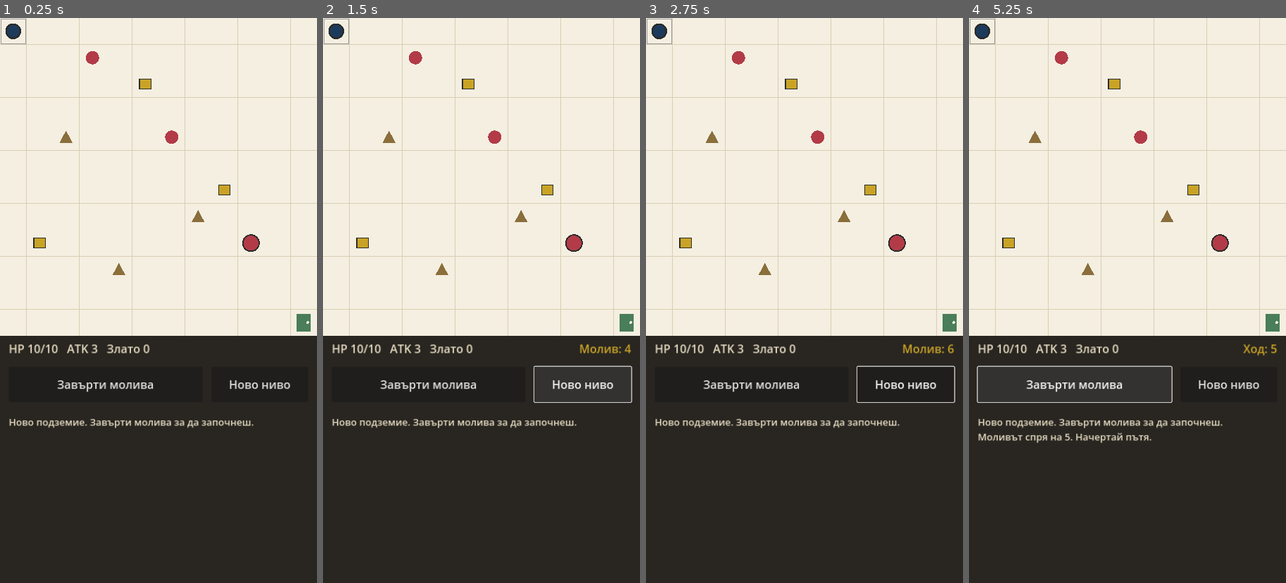
Above: before the commit, frames 1-4 (left to right).
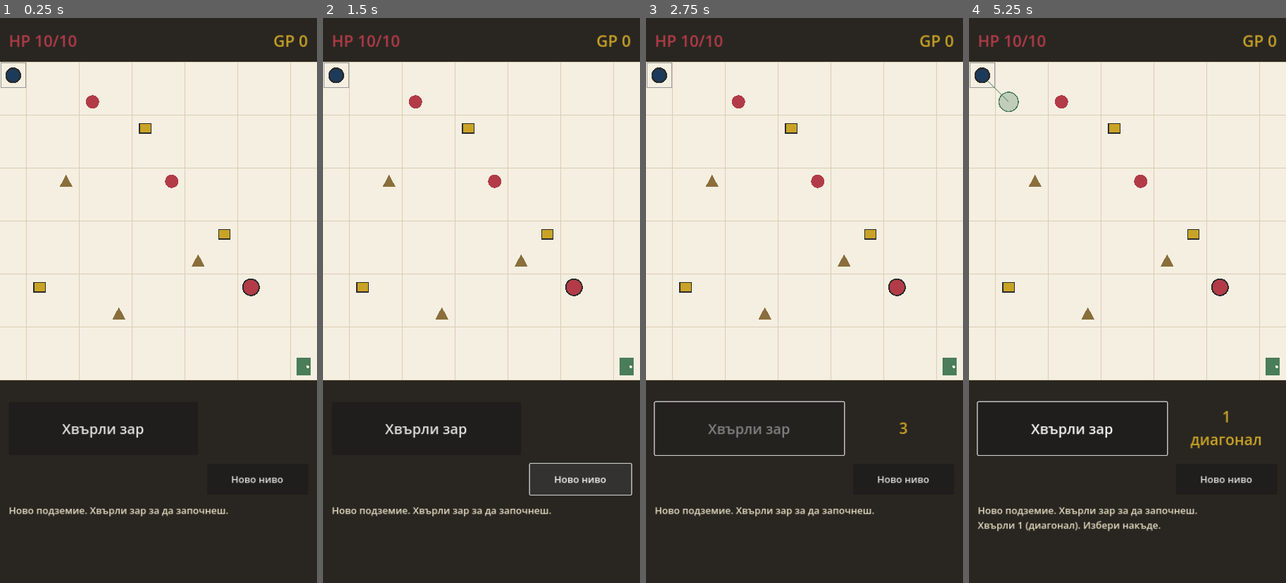
Above: after the commit, the same moments.

Repository: ViliyanSG/paper-dungeon
Game: Godot game, scene res://Main.tscn
Two runs of this game, one before a commit and one after it. Both use one fixed random seed, a clock stepped at 60 frames per second and the inputs below.
Inputs (mouse positions are in pixels of both pictures, inside the frame that each line leads up to):
- Up to frame 1 (0.25 s): no input
- Up to frame 2 (1.5 s): click (427, 385) at 0.5 s, where only the run before the commit has a clickable "Завърти молива"; click "Ново ниво" at 1.25 s
- Up to frame 3 (2.75 s): click (750, 430) at 2 s, where only the run after the commit has a clickable "Хвърли зар"
- Up to frame 4 (5.25 s): click (1073, 385) at 2.75 s, where only the run before the commit has a clickable "Завърти молива"; click "Ново ниво" at 3.5 s; click (1073, 430) at 4.25 s, where only the run after the commit has a clickable "Хвърли зар"; click (1073, 385) at 5 s, where only the run before the commit has a clickable "Завърти молива"

The runs differ from the first frame. In frame 1, 20% of the frame differs, in the area x 0-100%, y 0-89%; in frame 2, 21%; in frame 3, 21%; in frame 4, 22%, in the area x 0-100%, y 0-91%.

Commit message:
Rework movement (odd=diagonal, even=orthogonal, number=steps), option highlighting, continuous path line, and top/middle/bottom UI layout
Co-Authored-By: Claude Opus 4.8 <noreply@anthropic.com>

Diff:
--- a/main.gd
+++ b/main.gd
@@ -1,11 +1,17 @@
 extends Node2D
-## Paper Dungeon — Phase 0 core loop (Godot 4)
-## Grid movement by drawing a pencil line, pencil-spin randomizer,
-## combat, traps, chests, HP, win/lose. Touch + mouse supported.
+## Paper Dungeon — core loop (Godot 4)
+## Roll a die: odd = diagonal move, even = orthogonal move; number = steps
+## (stops at wall). After rolling, up to 4 destination options appear;
+## click one to slide there in a straight line. The travelled path is kept
+## as a continuous pencil line. Touch + mouse supported.
 
 const TILE := 60
 const COLS := 12
 const ROWS := 12
+const GRID_TOP := 100   # px from top where the play field starts
+
+const ORTHO_DIRS := [Vector2i(1, 0), Vector2i(-1, 0), Vector2i(0, 1), Vector2i(0, -1)]
+const DIAG_DIRS := [Vector2i(1, 1), Vector2i(1, -1), Vector2i(-1, 1), Vector2i(-1, -1)]
 
 # ---- Paper theme colors ----
 const C_PAPER := Color(0.957, 0.937, 0.882)
@@ -21,7 +27,10 @@
 
 # ---- Game state ----
 var player := {}
-var moves_left := 0
+var current_n := 0
+var diagonal := false
+var options: Array[Vector2i] = []
+var awaiting_move := false
 var path: Array[Vector2i] = []
 var entities: Array = []
 var exit_cell := Vector2i(COLS - 1, ROWS - 1)
@@ -30,9 +39,10 @@
 var log_lines: Array[String] = []
 
 # ---- UI nodes ----
-var info_label: Label
-var spin_result_label: Label
-var spin_button: Button
+var hp_label: Label
+var gold_label: Label
+var roll_button: Button
+var roll_result_label: Label
 var reset_button: Button
 var log_label: Label
 
@@ -54,17 +64,25 @@
 	root.mouse_filter = Control.MOUSE_FILTER_IGNORE
 	layer.add_child(root)
 
-	info_label = _make_label(root, Vector2(20, 730), Vector2(460, 40), 26, C_TEXT)
-	spin_result_label = _make_label(root, Vector2(480, 730), Vector2(220, 40), 26, C_GOLD)
-	spin_result_label.horizontal_alignment = HORIZONTAL_ALIGNMENT_RIGHT
-
-	spin_button = _make_button(root, "Завърти молива", Vector2(20, 790), Vector2(440, 80))
-	spin_button.pressed.connect(_on_spin)
-
-	reset_button = _make_button(root, "Ново ниво", Vector2(480, 790), Vector2(220, 80))
+	# top bar
+	hp_label = _make_label(root, Vector2(20, 26), Vector2(340, 50), 36, C_RED)
+	gold_label = _make_label(root, Vector2(360, 26), Vector2(340, 50), 36, C_GOLD)
+	gold_label.horizontal_alignment = HORIZONTAL_ALIGNMENT_RIGHT
+
+	# bottom controls
+	roll_button = _make_button(root, "Хвърли зар", Vector2(20, 870), Vector2(430, 120))
+	roll_button.pressed.connect(_on_roll)
+
+	roll_result_label = _make_label(root, Vector2(470, 870), Vector2(230, 120), 34, C_GOLD)
+	roll_result_label.horizontal_alignment = HORIZONTAL_ALIGNMENT_CENTER
+	roll_result_label.vertical_alignment = VERTICAL_ALIGNMENT_CENTER
+	roll_result_label.autowrap_mode = TextServer.AUTOWRAP_WORD_SMART
+
+	reset_button = _make_button(root, "Ново ниво", Vector2(470, 1010), Vector2(230, 70))
+	reset_button.add_theme_font_size_override("font_size", 22)
 	reset_button.pressed.connect(new_level)
 
-	log_label = _make_label(root, Vector2(20, 900), Vector2(680, 350), 22, C_TEXT)
+	log_label = _make_label(root, Vector2(20, 1100), Vector2(680, 170), 22, C_TEXT)
 	log_label.vertical_alignment = VERTICAL_ALIGNMENT_TOP
 	log_label.autowrap_mode = TextServer.AUTOWRAP_WORD_SMART
 
@@ -84,7 +102,7 @@
 	b.text = text
 	b.position = pos
 	b.size = sz
-	b.add_theme_font_size_override("font_size", 26)
+	b.add_theme_font_size_override("font_size", 32)
 	parent.add_child(b)
 	return b
 
@@ -94,7 +112,10 @@
 # =====================================================================
 func new_level() -> void:
 	player = {"pos": Vector2i(0, 0), "hp": 10, "max_hp": 10, "atk": 3, "gold": 0}
-	moves_left = 0
+	current_n = 0
+	diagonal = false
+	options = []
+	awaiting_move = false
 	path = [Vector2i(0, 0)]
 	entities = []
 	exit_cell = Vector2i(COLS - 1, ROWS - 1)
@@ -102,7 +123,7 @@
 	game_over = false
 	log_lines = []
 
-	# Hand-designed Phase 0 layout
+	# Hand-designed layout
 	_place("enemy", 3, 1, {"hp": 4, "atk": 2})
 	_place("enemy", 6, 4, {"hp": 5, "atk": 3})
 	_place("enemy", 9, 8, {"hp": 7, "atk": 4})   # mini-boss
@@ -113,9 +134,9 @@
 	_place("chest", 8, 6, {"gold": 12})
 	_place("chest", 1, 8, {"gold": 6})
 
-	add_log("Ново подземие. Завърти молива за да започнеш.")
-	spin_button.disabled = false
-	spin_result_label.text = ""
+	add_log("Ново подземие. Хвърли зар за да започнеш.")
+	roll_button.disabled = false
+	roll_result_label.text = ""
 	update_hud()
 	queue_redraw()
 
@@ -135,58 +156,100 @@
 
 
 # =====================================================================
-#  Randomizer — Pencil Spin substitute
-# =====================================================================
-func _on_spin() -> void:
-	if game_over or spinning or moves_left > 0:
+#  Roll the die
+# =====================================================================
+func _on_roll() -> void:
+	if game_over or spinning or awaiting_move:
 		return
 	spinning = true
-	spin_button.disabled = true
-	var total := 18 + (randi() % 8)
+	roll_button.disabled = true
+	options = []
+	queue_redraw()
+
+	var total := 16 + randi() % 8
 	for i in total:
-		spin_result_label.text = "Молив: %d" % (1 + randi() % 6)
-		await get_tree().create_timer(0.05 + i * 0.003).timeout
-	var n := 1 + randi() % 6
-	moves_left = n
+		roll_result_label.text = str(1 + randi() % 6)
+		await get_tree().create_timer(0.05 + i * 0.004).timeout
+
+	current_n = 1 + randi() % 6
+	diagonal = (current_n % 2) == 1
 	spinning = false
-	add_log("Моливът спря на %d. Начертай пътя." % n)
-	update_hud()
-
-
-# =====================================================================
-#  Input — draw movement line
+	_compute_options()
+
+	var mode_txt := "диагонал" if diagonal else "право"
+	roll_result_label.text = "%d\n%s" % [current_n, mode_txt]
+
+	if options.is_empty():
+		add_log("Няма накъде. Хвърли пак.")
+		roll_button.disabled = false
+	else:
+		awaiting_move = true
+		add_log("Хвърли %d (%s). Избери накъде." % [current_n, mode_txt])
+	queue_redraw()
+
+
+func _compute_options() -> void:
+	options = []
+	var dirs := DIAG_DIRS if diagonal else ORTHO_DIRS
+	for d in dirs:
+		var k := _max_steps(player.pos, d, current_n)
+		if k >= 1:
+			options.append(player.pos + d * k)
+
+
+func _max_steps(from: Vector2i, d: Vector2i, n: int) -> int:
+	var limit := n
+	if d.x > 0:
+		limit = mini(limit, (COLS - 1) - from.x)
+	elif d.x < 0:
+		limit = mini(limit, from.x)
+	if d.y > 0:
+		limit = mini(limit, (ROWS - 1) - from.y)
+	elif d.y < 0:
+		limit = mini(limit, from.y)
+	return limit
+
+
+# =====================================================================
+#  Input — pick a destination option
 # =====================================================================
 func _unhandled_input(event: InputEvent) -> void:
-	var screen_pos = null
+	var sp = null
 	if event is InputEventMouseButton and event.pressed and event.button_index == MOUSE_BUTTON_LEFT:
-		screen_pos = event.position
+		sp = event.position
 	elif event is InputEventScreenTouch and event.pressed:
-		screen_pos = event.position
-	if screen_pos == null:
-		return
-	if game_over or spinning or moves_left <= 0:
-		return
-
-	var world: Vector2 = get_global_transform_with_canvas().affine_inverse() * screen_pos
-	var cell := Vector2i(int(world.x) / TILE, int(world.y) / TILE)
-	if cell.x < 0 or cell.y < 0 or cell.x >= COLS or cell.y >= ROWS:
-		return
-
-	var head: Vector2i = path[path.size() - 1]
-	var dist := absi(cell.x - head.x) + absi(cell.y - head.y)
-	if dist != 1:
-		return  # only orthogonally adjacent
-
-	player.pos = cell
-	path.append(cell)
-	moves_left -= 1
-	_resolve_tile(cell)
+		sp = event.position
+	if sp == null:
+		return
+	if game_over or spinning or not awaiting_move:
+		return
+
+	var world: Vector2 = get_global_transform_with_canvas().affine_inverse() * sp
+	if world.y < GRID_TOP:
+		return
+	var cell := Vector2i(int(world.x / TILE), int((world.y - GRID_TOP) / TILE))
+	if cell in options:
+		_do_move(cell)
+
+
+func _do_move(target: Vector2i) -> void:
+	var d := Vector2i(signi(target.x - player.pos.x), signi(target.y - player.pos.y))
+	var steps := maxi(absi(target.x - player.pos.x), absi(target.y - player.pos.y))
+	awaiting_move = false
+	options = []
+
+	for i in steps:
+		var cell: Vector2i = player.pos + d
+		player.pos = cell
+		path.append(cell)
+		_resolve_tile(cell)
+		if game_over:
+			break
+
 	update_hud()
 	queue_redraw()
-
-	if moves_left == 0 and not game_over:
-		add_log("Ходът свърши. Завърти молива пак.")
-		spin_button.disabled = false
+	if not game_over:
+		roll_button.disabled = false
 
 
 func _resolve_tile(cell: Vector2i) -> void:
@@ -205,7 +268,7 @@
 		"chest":
 			player.gold += ent.gold
 			ent.alive = false
-			add_log("Сандък! +%d злато." % ent.gold)
+			add_log("Сандък! +%d GP." % ent.gold)
 		"enemy":
 			_fight(ent)
 
@@ -234,28 +297,29 @@
 	if player.hp <= 0:
 		player.hp = 0
 		game_over = true
+		awaiting_move = false
 		add_log("Загина. Натисни „Ново ниво\".")
-		spin_button.disabled = true
+		roll_button.disabled = true
 
 
 func _win() -> void:
 	game_over = true
-	add_log("Победа! Стигна изхода със %d злато." % player.gold)
-	spin_button.disabled = true
+	awaiting_move = false
+	add_log("Победа! Стигна изхода със %d GP." % player.gold)
+	roll_button.disabled = true
 
 
 # =====================================================================
 #  HUD / log
 # =====================================================================
 func update_hud() -> void:
-	info_label.text = "HP %d/%d   ATK %d   Злато %d" % [player.hp, player.max_hp, player.atk, player.gold]
-	if moves_left > 0:
-		spin_result_label.text = "Ход: %d" % moves_left
+	hp_label.text = "HP %d/%d" % [player.hp, player.max_hp]
+	gold_label.text = "GP %d" % player.gold
 
 
 func add_log(msg: String) -> void:
 	log_lines.append(msg)
-	while log_lines.size() > 8:
+	while log_lines.size() > 7:
 		log_lines.pop_front()
 	log_label.text = "\n".join(log_lines)
 
@@ -264,20 +328,20 @@
 #  Rendering
 # =====================================================================
 func cell_center(c: Vector2i) -> Vector2:
-	return Vector2(c.x * TILE + TILE / 2.0, c.y * TILE + TILE / 2.0)
+	return Vector2(c.x * TILE + TILE / 2.0, GRID_TOP + c.y * TILE + TILE / 2.0)
 
 
 func _draw() -> void:
-	# paper background
-	draw_rect(Rect2(0, 0, COLS * TILE, ROWS * TILE), C_PAPER, true)
+	# paper background of the play field
+	draw_rect(Rect2(0, GRID_TOP, COLS * TILE, ROWS * TILE), C_PAPER, true)
 
 	# grid lines
 	for i in range(COLS + 1):
-		draw_line(Vector2(i * TILE, 0), Vector2(i * TILE, ROWS * TILE), C_LINE, 1.0)
+		draw_line(Vector2(i * TILE, GRID_TOP), Vector2(i * TILE, GRID_TOP + ROWS * TILE), C_LINE, 1.0)
 	for j in range(ROWS + 1):
-		draw_line(Vector2(0, j * TILE), Vector2(COLS * TILE, j * TILE), C_LINE, 1.0)
-
-	# pencil trail
+		draw_line(Vector2(0, GRID_TOP + j * TILE), Vector2(COLS * TILE, GRID_TOP + j * TILE), C_LINE, 1.0)
+
+	# travelled pencil line
 	if path.size() >= 2:
 		var pts := PackedVector2Array()
 		for c in path:
@@ -306,10 +370,18 @@
 				draw_rect(Rect2(ctr.x - 13, ctr.y - 11, 26, 22), C_INK, false, 2.0)
 
 	# entrance + exit
-	draw_rect(Rect2(2, 2, TILE - 4, TILE - 4), C_GRAY, false, 2.0)
+	draw_rect(Rect2(2, GRID_TOP + 2, TILE - 4, TILE - 4), C_GRAY, false, 2.0)
 	var ec := cell_center(exit_cell)
 	draw_rect(Rect2(ec.x - 16, ec.y - 20, 32, 40), C_GREEN, true)
 	draw_circle(ec + Vector2(9, 0), 3, C_PAPER)
+
+	# movement options (after a roll)
+	var pc_start := cell_center(player.pos)
+	for opt in options:
+		var oc := cell_center(opt)
+		draw_line(pc_start, oc, Color(0.29, 0.49, 0.35, 0.55), 2.0)
+		draw_circle(oc, 22, Color(0.29, 0.49, 0.35, 0.30))
+		draw_arc(oc, 22, 0, TAU, 24, C_GREEN, 2.5)
 
 	# player
 	var pc := cell_center(player.pos)
